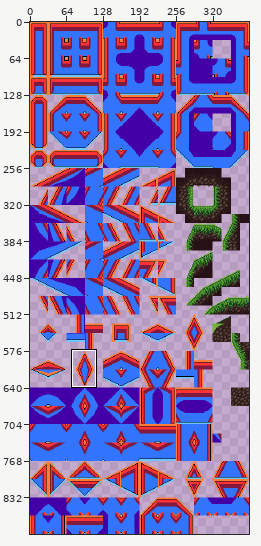
File history of a pixel-art file, assets/images/foreground/tiles_with_many_angles.aseprite. The picture above shows the old version from afar; the outline marks the close-up.
Close-up. Old version:
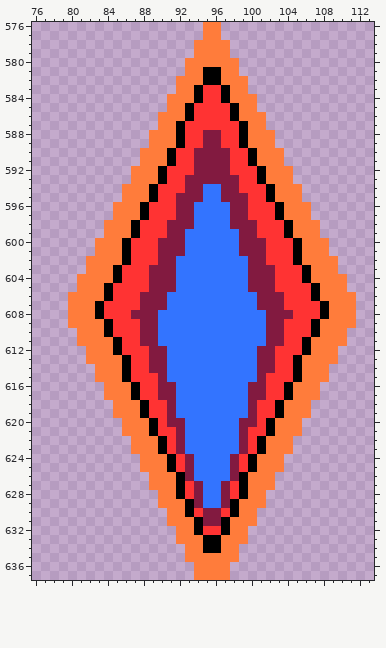
384x896 pixels, 1 frame. Shown: x 76..113, y 576..637.
And afterwards:
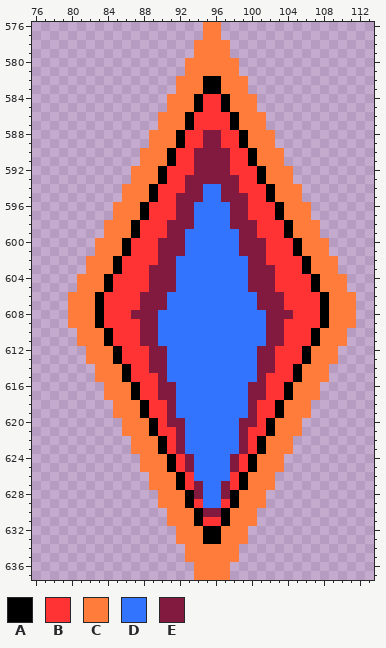
Palette (. is transparent): A #000000  B #ff3333  C #ff7c3b  D #3374ff  E #821a40
From the commit log: Add occlusion shapes for the new tile-set.
Difference:
Layer "Template":
y 581: x 95..96 AA -> CC
y 583: x 94..97 ABBA -> CAAC
y 585: x 93..94 AB -> CA; x 97..98 BA -> AC
y 587: x 92..93 AB -> CA; x 98..99 BA -> AC
y 602: x 85..86 CA -> AB; x 105..106 AC -> BA
y 604: x 84..85 CA -> AB; x 106..107 AC -> BA
y 606: x 83..84 CA -> AB; x 107..108 AC -> BA
y 609: x 83..84 CA -> AB; x 107..108 AC -> BA
y 611: x 84..85 CA -> AB; x 106..107 AC -> BA
y 613: x 85..86 CA -> AB; x 105..106 AC -> BA
y 626: x 93 E -> B; x 98 E -> B
y 628: x 92..93 AB -> CA; x 98..99 BA -> AC
y 629: x 94 E -> B; x 97 E -> B
y 630: x 93..94 AB -> CA; x 97..98 BA -> AC
y 631: x 95..96 EE -> BB
y 632: x 94..97 ABBA -> CAAC
y 634: x 95..96 AA -> CC
